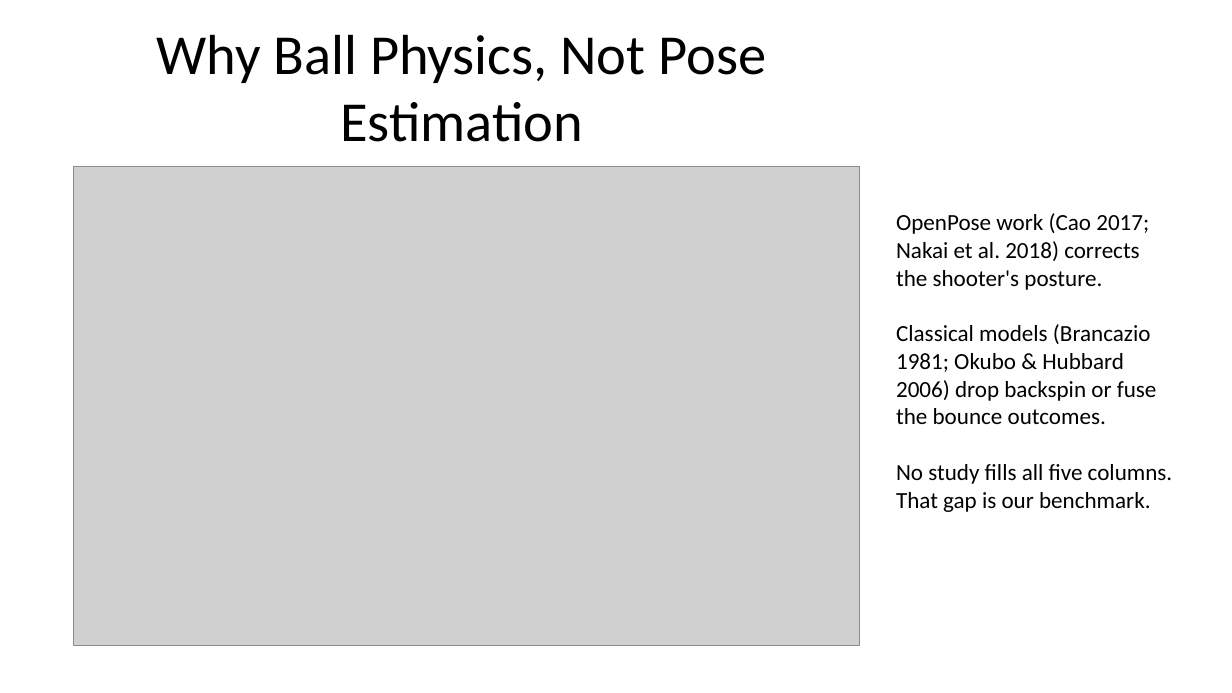
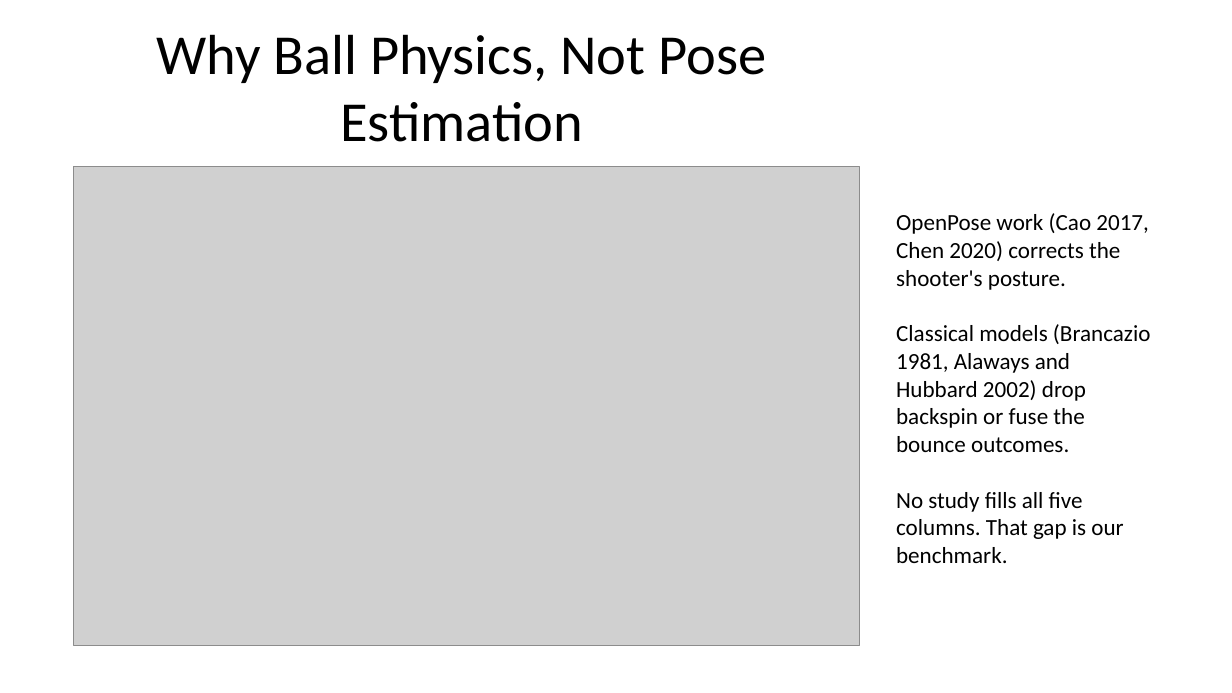
Before and after one commit to dbzyw/comp-1110-group-project, a slide deck: slide 3 of Specifications/COMP1110_Basketball_Shot_Simulation_Progress.pptx. Drawn at 1232x693 pixels with LibreOffice and Linux fonts; fonts in the diff are those of the drawing; grey boxes stand for pictures. Boxes give left, top, right and bottom in pixels: in the first picture for what was removed or moved away, otherwise in the second. Text is boxed around its words. In the diff, an @@ line names an element or a change of style, - is before the commit and + after.

```diff
--- a/Specifications/COMP1110_Basketball_Shot_Simulation_Progress.pptx
+++ b/Specifications/COMP1110_Basketball_Shot_Simulation_Progress.pptx
@@ text at <box>896,213,1151,452</box>: text changed @@
-OpenPose work (Cao 2017; Nakai et al. 2018) corrects the shooter's posture.
-Classical models (Brancazio 1981; Okubo & Hubbard 2006) drop backspin or fuse the bounce outcomes.
+OpenPose work (Cao 2017, Chen 2020) corrects the shooter's posture.
+Classical models (Brancazio 1981, Alaways and Hubbard 2002) drop backspin or fuse the bounce outcomes.
```
Also in this commit, not shown: 8 other slides changed, 5 slides added, 3 other files.
